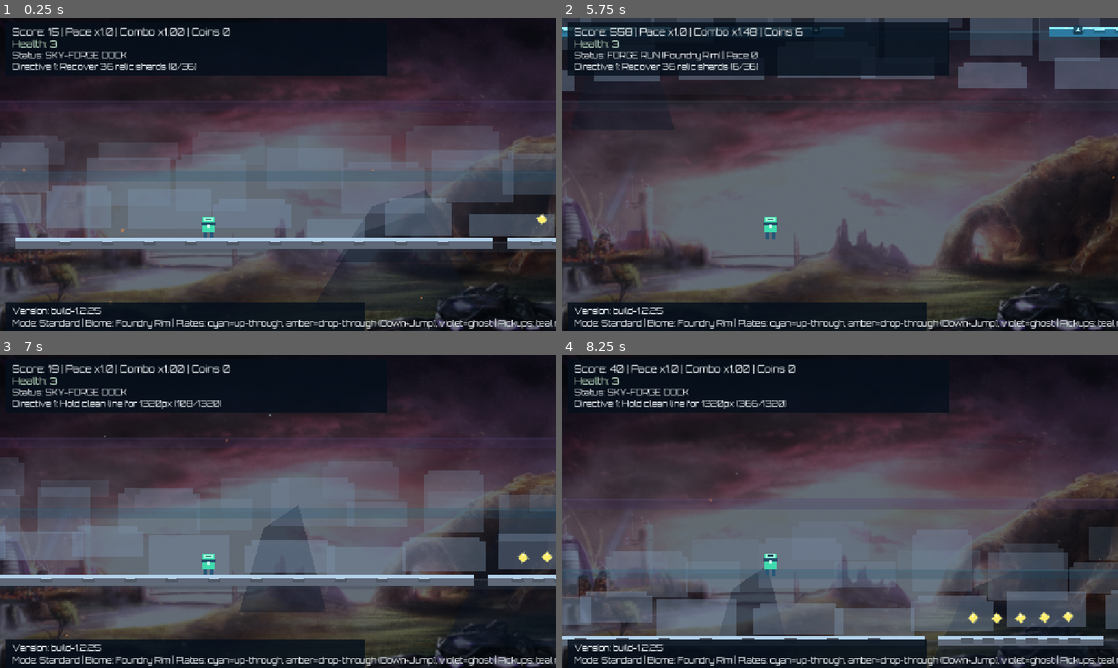
Above: before the commit, frames 1-4 (two rows, left to right).
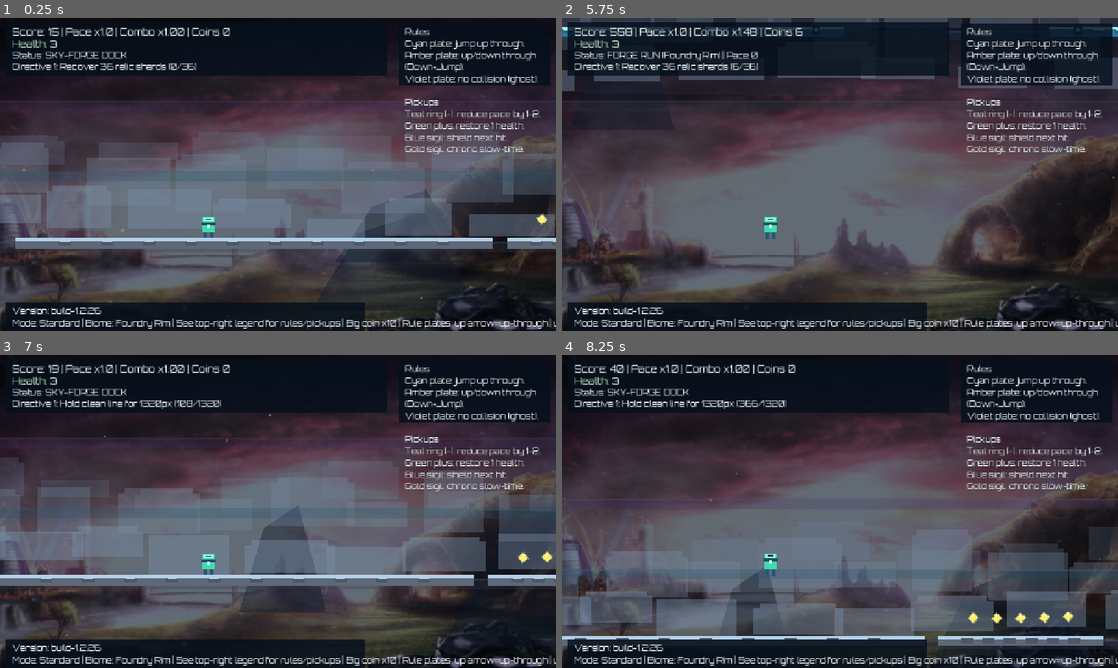
Above: after the commit, the same moments.

Repository: DKE-DEV-33/Endless-Runner-Redux
Game: Godot game, scene res://scenes/Main.tscn
Two runs of this game, one before a commit and one after it. Both use one fixed random seed, a clock stepped at 60 frames per second and the inputs below.
Inputs:
- Up to frame 1 (0.25 s): no input
- Up to frame 2 (5.75 s): tap Enter at 0.5 s; hold Space (jump) 0.53-1.28 s; hold Right (ui_right) 0.53-2.03 s; tap Space (jump) at 1.35, 1.52, 1.82, 2.85, 3.02, 3.32, 4.35, 4.52, 4.82 s; hold Left (ui_left) 2.03-2.78 s; hold Space (jump) 2.03-2.78 s; hold Right (ui_right) 2.78-4.28 s; hold Space (jump) 3.53-4.28 s; hold Left (ui_left) 4.28-5.03 s; hold Right (ui_right) from 5.03 s (still down); hold Space (jump) from 5.03 s (still down)
- Up to frame 3 (7 s): release Right (ui_right) at 5.78 s; release Space (jump) at 5.78 s; hold Left (ui_left) 5.78-6.5 s; tap Space (jump) at 5.85, 6.02, 6.32 s; click "Start" at 6.5 s
- Up to frame 4 (8.25 s): hold Left (ui_left) 7.28-8.03 s; hold Space (jump) 7.28-8.03 s; hold Right (ui_right) from 8.03 s (still down); tap Space (jump) at 8.1 s

The runs differ from the first frame. In frame 1, 4.2% of the frame differs, in the area x 17-100%, y 3-100%; in frame 2, 6.7%, in the area x 17-100%, y 1-100%; in frame 3, 4.2%; in frame 4, 4.3%.

Commit message:
Add in-game legend and scale hazard intensity with pace

Diff:
--- a/scenes/Main.tscn
+++ b/scenes/Main.tscn
@@ -98,6 +98,22 @@
 offset_bottom = 722.0
 color = Color(0.02, 0.06, 0.11, 0.82)
 
+[node name="LegendCard" type="ColorRect" parent="CanvasLayer"]
+offset_left = 918.0
+offset_top = 12.0
+offset_right = 1266.0
+offset_bottom = 156.0
+color = Color(0.02, 0.06, 0.11, 0.82)
+
+[node name="LegendLabel" type="Label" parent="CanvasLayer"]
+offset_left = 932.0
+offset_top = 20.0
+offset_right = 1254.0
+offset_bottom = 150.0
+text = "Legend"
+autowrap_mode = 2
+label_settings = SubResource("3")
+
 [node name="ScoreLabel" type="Label" parent="CanvasLayer"]
 offset_left = 28.0
 offset_top = 18.0
@@ -237,3 +253,9 @@
 theme_override_styles/normal = SubResource("5")
 theme_override_styles/hover = SubResource("6")
 theme_override_styles/pressed = SubResource("7")
+
+[node name="LegendPauseLabel" type="Label" parent="PauseLayer/PausePanel/VBox"]
+layout_mode = 2
+text = "Legend"
+autowrap_mode = 2
+label_settings = SubResource("3")
--- a/scripts/main.gd
+++ b/scripts/main.gd
@@ -1,5 +1,5 @@
 extends Node2D
-const BUILD_VERSION: String = "build-1.2.25"
+const BUILD_VERSION: String = "build-1.2.26"
 
 const PLATFORM_THICKNESS: float = 24.0
 const PLAYER_AHEAD_SPAWN: float = 1650.0
@@ -102,6 +102,7 @@
 @onready var status_label: Label = $CanvasLayer/StatusLabel
 @onready var mission_label: Label = $CanvasLayer/MissionLabel
 @onready var info_label: Label = $CanvasLayer/InfoLabel
+@onready var legend_label: Label = $CanvasLayer/LegendLabel
 @onready var version_label: Label = $CanvasLayer/VersionLabel
 @onready var pause_layer: CanvasLayer = $PauseLayer
 @onready var pause_backdrop: ColorRect = $PauseLayer/PauseBackdrop
@@ -110,6 +111,7 @@
 @onready var resume_button: Button = $PauseLayer/PausePanel/VBox/ResumeButton
 @onready var restart_button: Button = $PauseLayer/PausePanel/VBox/RestartButton
 @onready var menu_button: Button = $PauseLayer/PausePanel/VBox/MenuButton
+@onready var pause_legend_label: Label = $PauseLayer/PausePanel/VBox/LegendPauseLabel
 @onready var master_slider: HSlider = $PauseLayer/PausePanel/VBox/MasterSlider
 @onready var sfx_slider: HSlider = $PauseLayer/PausePanel/VBox/SfxSlider
 
@@ -203,6 +205,7 @@
 	status_label.text = "Status: SKY-FORGE DOCK"
 	mission_label.text = _mission_text()
 	_refresh_info_label()
+	_refresh_legend_text()
 	_set_info_notice("Rule plates: up arrow=up-through | up+down=drop-through | diamond=ghost", 6.0)
 	version_label.text = "Version: %s" % BUILD_VERSION
 	_setup_pause_ui()
@@ -640,12 +643,14 @@
 func _place_hazards(x: float, y: float, width: float, lane: int) -> bool:
 	if lane > 2:
 		return false
+	var pace_level: int = player.get_pace_level()
 	var hazard_mult: float = float(_current_biome().get("hazard_mult", 1.0))
-	var skip_chance: float = clampf(0.5 / hazard_mult, 0.18, 0.72)
+	var skip_chance: float = clampf((0.5 / hazard_mult) - (float(pace_level) * 0.02), 0.08, 0.72)
 	if width < 260.0 and rng.randf() < skip_chance:
 		return false
 
-	var segment_hazard_chance: float = clampf(HAZARD_SEGMENT_BASE_CHANCE * hazard_mult, 0.22, 0.80)
+	var pace_bonus: float = minf(0.20, float(pace_level) * 0.03)
+	var segment_hazard_chance: float = clampf((HAZARD_SEGMENT_BASE_CHANCE * hazard_mult) + pace_bonus, 0.24, 0.88)
 	if segments_since_hazard_spawn <= 0:
 		segment_hazard_chance = HAZARD_SEGMENT_COOLDOWN_CHANCE
 	elif segments_since_hazard_spawn >= HAZARD_SEGMENT_PITY_COUNT:
@@ -665,7 +670,8 @@
 	else:
 		_spawn_hazard_gate(x, y, width)
 
-	if width > 300.0 and rng.randf() < HAZARD_CHASER_CHANCE:
+	var chaser_chance: float = HAZARD_CHASER_CHANCE + minf(0.14, float(pace_level) * 0.02)
+	if width > 300.0 and rng.randf() < chaser_chance:
 		_spawn_hazard_chaser(x, y, width)
 
 	if rift_active and width > 320.0 and rng.randf() < 0.45:
@@ -944,27 +950,27 @@
 
 	var shape: CollisionShape2D = CollisionShape2D.new()
 	var circle: CircleShape2D = CircleShape2D.new()
-	circle.radius = 9.0
+	circle.radius = 11.0
 	shape.shape = circle
 	area.add_child(shape)
 
 	var base: Polygon2D = Polygon2D.new()
 	base.polygon = PackedVector2Array([
-		Vector2(-14, 11), Vector2(14, 11), Vector2(10, 16), Vector2(-10, 16)
+		Vector2(-17, 12), Vector2(17, 12), Vector2(12, 19), Vector2(-12, 19)
 	])
 	base.color = Color(0.22, 0.17, 0.16)
 	area.add_child(base)
 
 	var danger_ring: Polygon2D = Polygon2D.new()
 	danger_ring.polygon = PackedVector2Array([
-		Vector2(-16, 10), Vector2(0, -20), Vector2(16, 10), Vector2(11, 16), Vector2(-11, 16)
+		Vector2(-19, 11), Vector2(0, -24), Vector2(19, 11), Vector2(13, 19), Vector2(-13, 19)
 	])
 	danger_ring.color = Color(1.0, 0.36, 0.20, 0.22)
 	area.add_child(danger_ring)
 
 	var flame_outer: Polygon2D = Polygon2D.new()
 	flame_outer.polygon = PackedVector2Array([
-		Vector2(-12, 12), Vector2(-4, -2), Vector2(0, -18), Vector2(5, -2), Vector2(12, 12)
+		Vector2(-14, 14), Vector2(-5, -3), Vector2(0, -22), Vector2(6, -3), Vector2(14, 14)
 	])
 	flame_outer.color = Color(0.96, 0.35, 0.22)
 	flame_outer.set_meta("is_flame_outer", true)
@@ -972,7 +978,7 @@
 
 	var flame_inner: Polygon2D = Polygon2D.new()
 	flame_inner.polygon = PackedVector2Array([
-		Vector2(-6, 10), Vector2(-2, 0), Vector2(0, -10), Vector2(3, 0), Vector2(6, 10)
+		Vector2(-7, 12), Vector2(-2, 1), Vector2(0, -12), Vector2(3, 1), Vector2(7, 12)
 	])
 	flame_inner.color = Color(1.0, 0.80, 0.34)
 	flame_inner.set_meta("is_flame_inner", true)
@@ -1615,7 +1621,7 @@
 	return clampf(chance, 0.04, 0.85)
 
 func _base_info_text() -> String:
-	var text: String = "Mode: %s | Biome: %s | Plates: cyan=up-through, amber=drop-through (Down+Jump), violet=ghost | Pickups: teal ring=pace -, green plus=HP, blue/yellow sigils=abilities | Big coin x10" % [run_mode.capitalize(), _current_biome().get("name", "Sky-Forge")]
+	var text: String = "Mode: %s | Biome: %s | See top-right legend for rules/pickups | Big coin x10" % [run_mode.capitalize(), _current_biome().get("name", "Sky-Forge")]
 	if rift_active and rift_event_type != RiftEventType.NONE:
 		text += " | Event: %s %d/%d" % [rift_event_name, rift_event_progress, rift_event_target]
 	return text
@@ -1625,6 +1631,23 @@
 	if info_notice != "":
 		text += " | " + info_notice
 	info_label.text = text
+
+func _refresh_legend_text() -> void:
+	var lines: Array[String] = [
+		"Rules",
+		"Cyan plate: jump up through.",
+		"Amber plate: up/down through (Down+Jump).",
+		"Violet plate: no collision (ghost).",
+		"",
+		"Pickups",
+		"Teal ring [-]: reduce pace by 1-2.",
+		"Green plus: restore 1 health.",
+		"Blue sigil: shield next hit.",
+		"Gold sigil: chrono slow-time.",
+	]
+	var legend_text: String = "\n".join(lines)
+	legend_label.text = legend_text
+	pause_legend_label.text = legend_text
 
 func _set_info_notice(message: String, duration: float = INFO_NOTICE_DURATION) -> void:
 	info_notice = message
@@ -1698,6 +1721,7 @@
 
 	master_slider.value = AudioServer.get_bus_volume_db(0)
 	sfx_slider.value = sfx_volume_db
+	_refresh_legend_text()
 
 func _toggle_pause_menu() -> void:
 	var opening: bool = not pause_panel.visible
@@ -1706,6 +1730,7 @@
 	get_tree().paused = opening
 	if opening:
 		pause_status_label.text = "Paused | Score: %d | Pace %d" % [_current_score(), player.get_pace_level()]
+		_refresh_legend_text()
 
 func _on_resume_pressed() -> void:
 	pause_backdrop.visible = false
